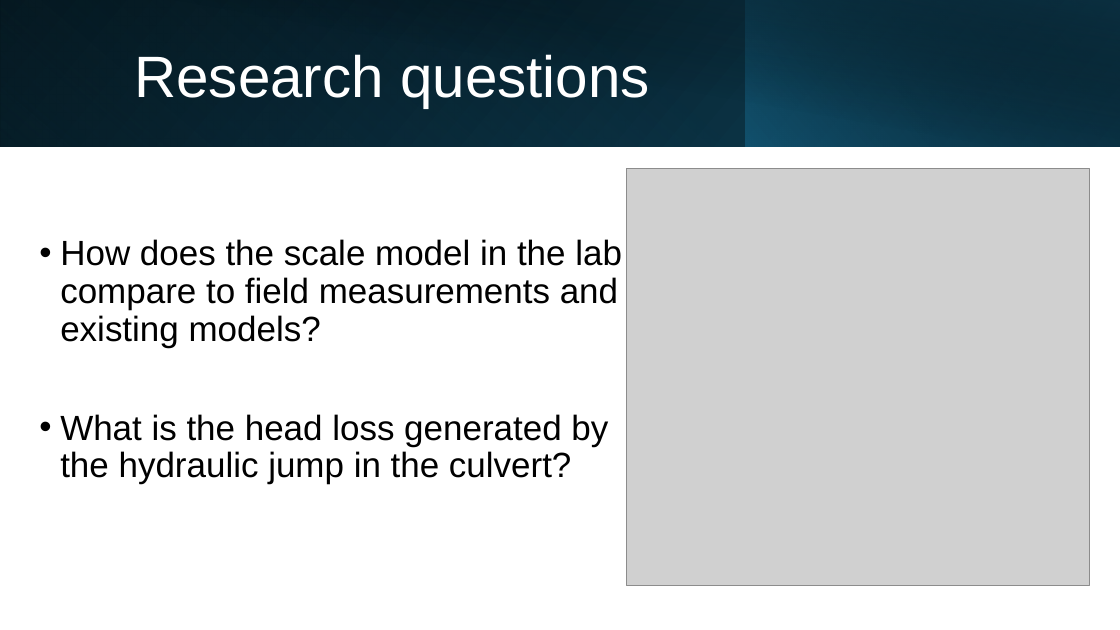
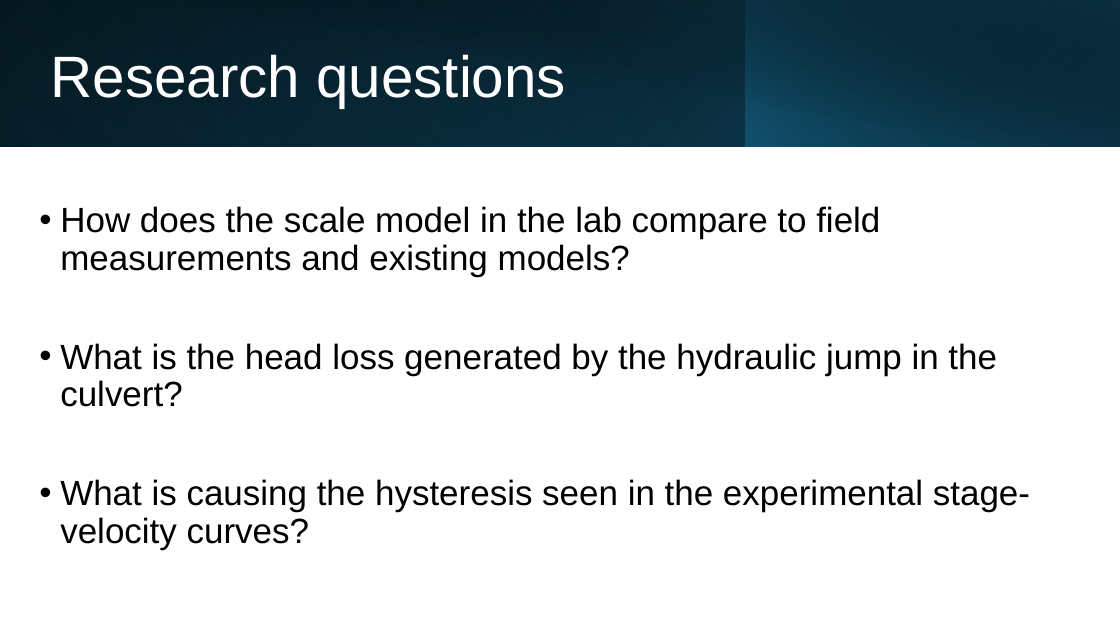
Before and after one commit to clairewang23/hre-model, a slide deck: slide 4 of Presentations/HRE culvert scale model.pptx. Drawn at 1120x630 pixels with LibreOffice and Linux fonts; fonts in the diff are those of the drawing; grey boxes stand for pictures. Boxes give left, top, right and bottom in pixels: in the first picture for what was removed or moved away, otherwise in the second. Text is boxed around its words. In the diff, an @@ line names an element or a change of style, - is before the commit and + after.

```diff
--- a/Presentations/HRE culvert scale model.pptx
+++ b/Presentations/HRE culvert scale model.pptx
@@ title "Research questions": place and size @@
-title "Research questions" at (134,54,650,108)
+title "Research questions" at (51,54,566,108)
@@ picture removed at (627,169,1090,586) @@
@@ text at (60,479,1030,550): paragraph added @@
+• What is causing the hysteresis seen in the experimental stage-velocity curves?
```
Also in this commit, not shown: 6 other slides changed, 3 slides added, 5 other files.
